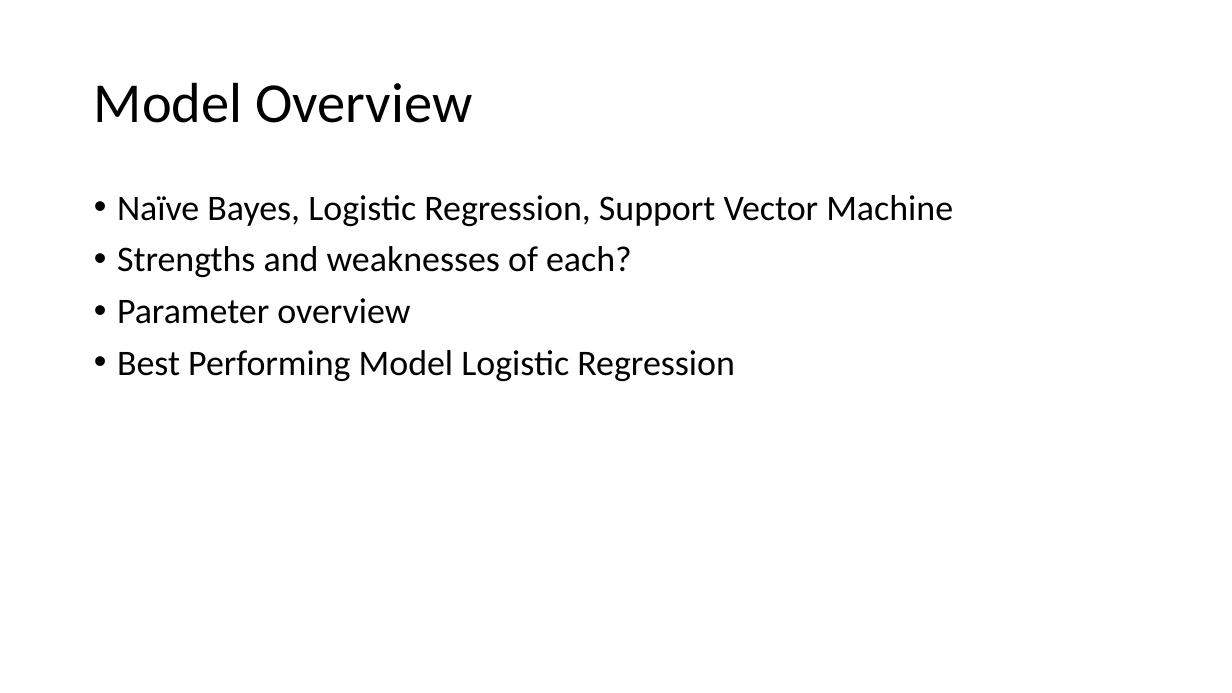
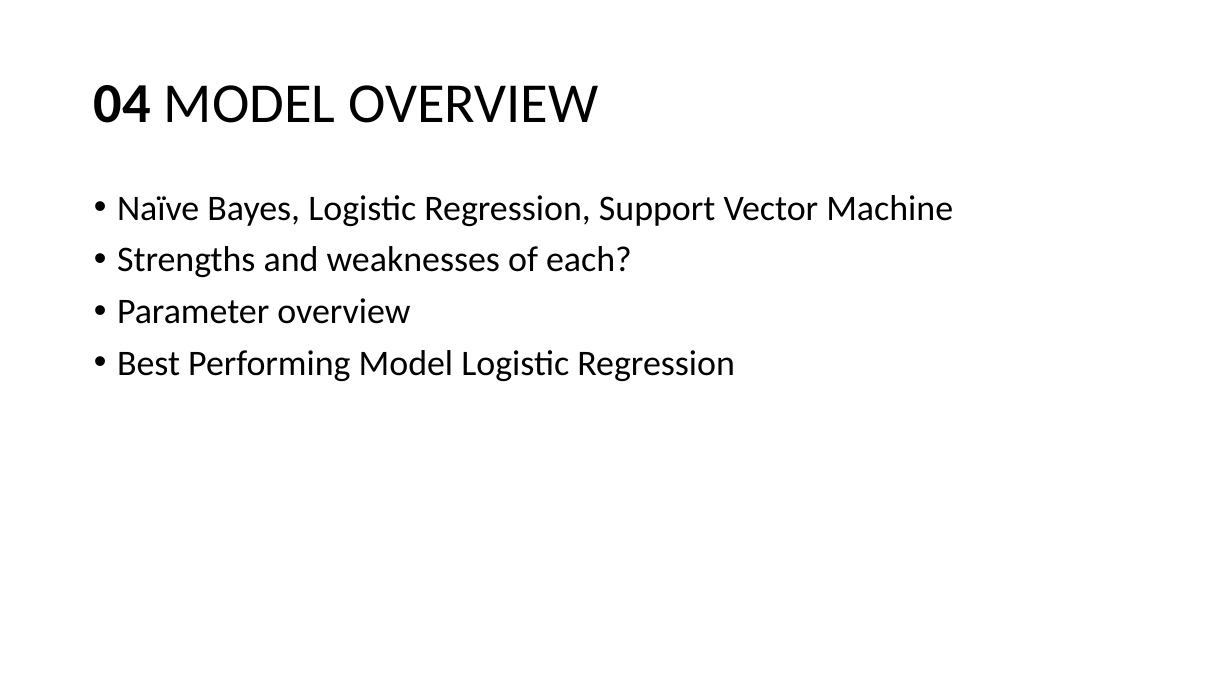
Before and after one commit to sstarkjr/NLP-food-safety-classification, a slide deck: slide 6 of Presentation.pptx. Drawn at 1232x693 pixels with LibreOffice and Linux fonts; fonts in the diff are those of the drawing. Boxes give left, top, right and bottom in pixels: in the first picture for what was removed or moved away, otherwise in the second. Text is boxed around its words. In the diff, an @@ line names an element or a change of style, - is before the commit and + after.

```diff
--- a/Presentation.pptx
+++ b/Presentation.pptx
@@ title at bbox=[94, 85, 598, 123]: text changed @@
-Model Overview
+04 MODEL OVERVIEW
```
Also in this commit, not shown: 4 other slides changed, 4 slides added, 2 slides removed, 3 other files.
